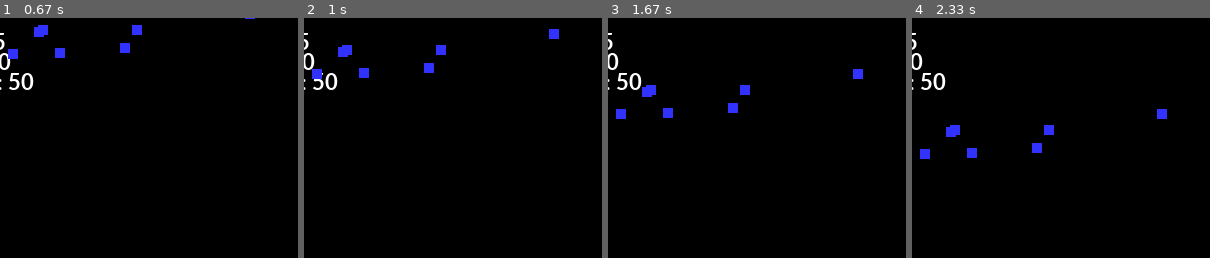
Above: before the commit, frames 1-4 (left to right).
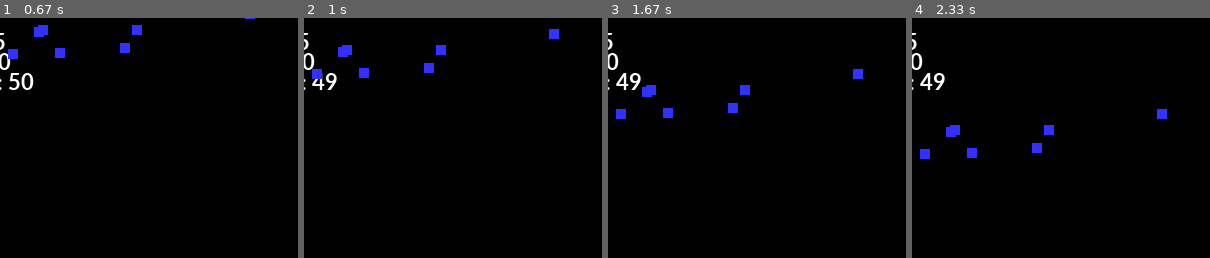
Above: after the commit, the same moments.

Repository: JavierRT7/RamosTurnes-classwork
Game: pygame game, started from pyGame/Space Invaders/Invaders.py
The game is run twice, just before and just after one commit, with the same random seed, the same clock (stepped at 60 frames per second) and the same inputs.
Inputs:
- Up to frame 1 (0.67 s): hold Right from 0.33 s (still down)
- Up to frame 2 (1 s): release Right at 0.8 s; hold Up from 0.83 s (still down)
- Up to frame 3 (1.67 s): release Up at 1.13 s; hold Right 1.17-1.63 s
- Up to frame 4 (2.33 s): hold Left 1.67-2.2 s; hold Left from 2.23 s (still down)
The pictures show only the part of the screen within x 12-62%, y 0-50%; the shares and areas given below are measured in that part.

Frame 1 is identical in both runs. In frame 2, 0.3% of the frame differs, in the area x 2-12%, y 22-30%; in frame 3, 0.3%; in frame 4, 0.3%.

Commit message:
Update Invaders.py

Diff:
--- a/pyGame/Space Invaders/Invaders.py
+++ b/pyGame/Space Invaders/Invaders.py
@@ -145,13 +145,13 @@
         bullet_group.add (bullet) # adds the new snowflake to the group of snowflakes
         all_sprites_group.add (bullet) # adds it to the group of all Sprites
         player.bullet_count = player.bullet_count - 1
+        Bullets = "Bullets: " + str(player.bullet_count)
   #Next event
   # -- Game logic goes after this comment
   bullet_hit_group = pygame.sprite.groupcollide(bullet_group, invader_group, dokilla=False, dokillb=True, collided=None)
   for foo in bullet_hit_group:
           score = score + 5
           Score = "Score: " + str(score)
-          Bullets = "Bullets: " + str(player.bullet_count)
   #Next Event
   # -- when invader hits the player add 5 to score.
   player_hit_group = pygame.sprite.spritecollide(player, invader_group, True)
